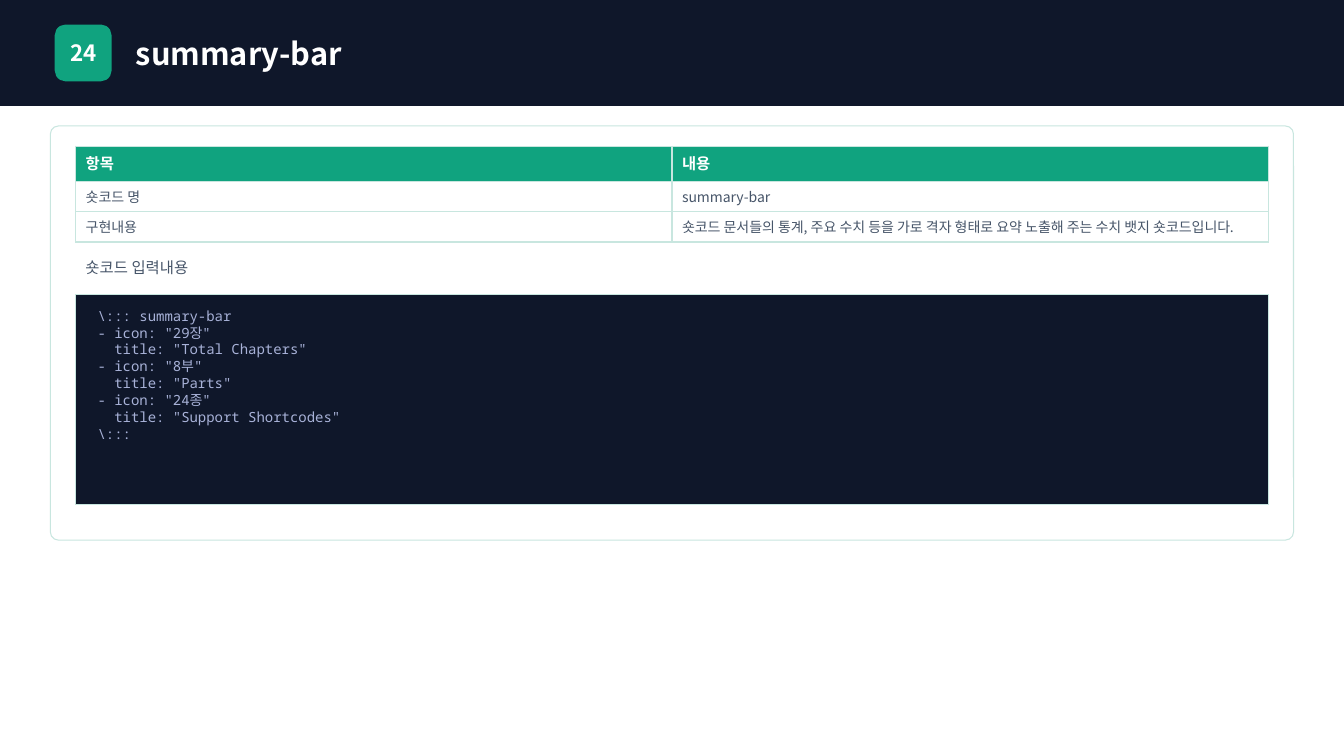
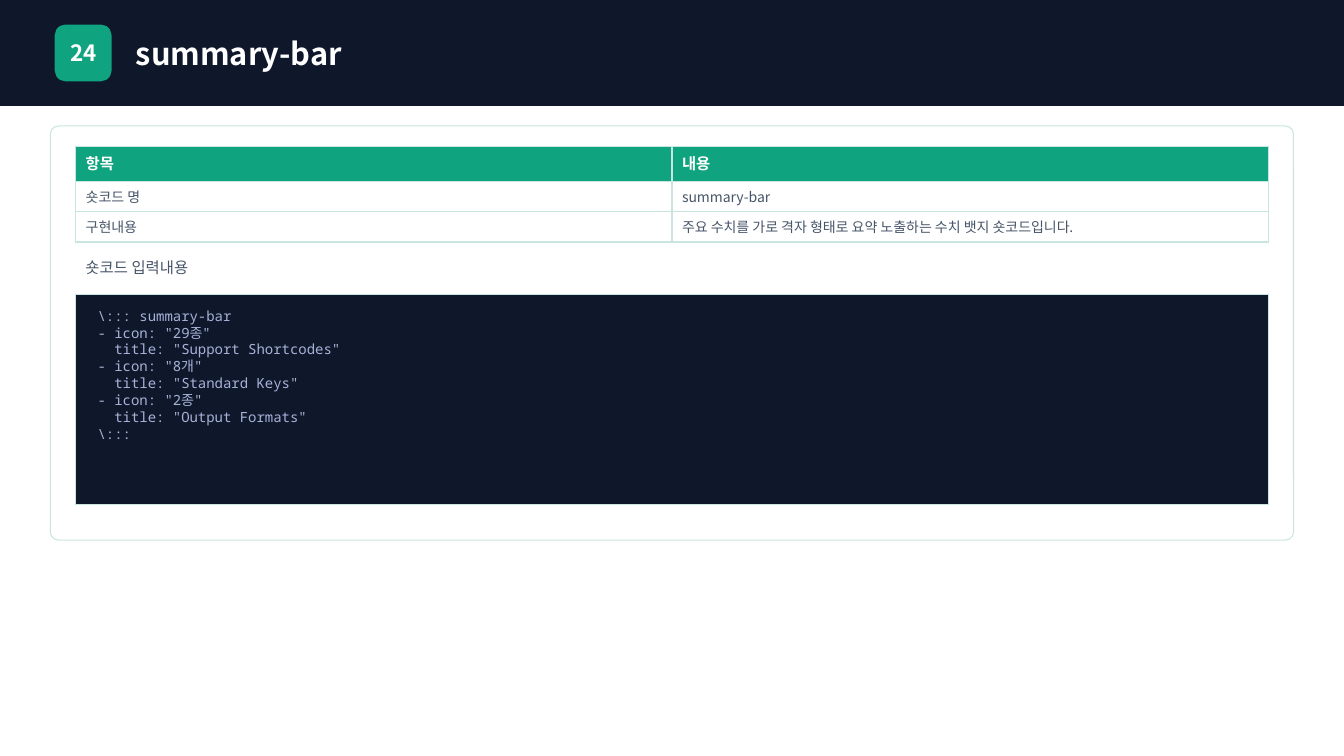
Before and after one commit to chamgil71/creative-spark, a slide deck: slide 27 of public/showcase/showcase.pptx (slide 32 before the commit). Drawn at 1344x756 pixels with LibreOffice and Linux fonts; fonts in the diff are those of the drawing. Boxes give left, top, right and bottom in pixels: in the first picture for what was removed or moved away, otherwise in the second. Text is boxed around its words. In the diff, an @@ line names an element or a change of style, - is before the commit and + after.

```diff
--- a/public/showcase/showcase.pptx
+++ b/public/showcase/showcase.pptx
@@ table at (76, 146, 1269, 247) @@
-row 3, column 2: 숏코드 문서들의 통계, 주요 수치 등을 가로 격자 형태로 요약 노출해 주는 수치 뱃지 숏코드입니다.
+row 3, column 2: 주요 수치를 가로 격자 형태로 요약 노출하는 수치 뱃지 숏코드입니다.
@@ text at (114, 324, 211, 339): text changed @@
-- icon: "29장"
-title: "Total Chapters"
-- icon: "8부"
-title: "Parts"
-- icon: "24종"
+- icon: "29종"
@@ text at (114, 359, 307, 425): paragraphs added @@
+- icon: "8개"
+title: "Standard Keys"
+- icon: "2종"
+title: "Output Formats"
```
Also in this commit, not shown: 14 other slides changed, 4 slides added, 5 slides removed, 50 other files.
